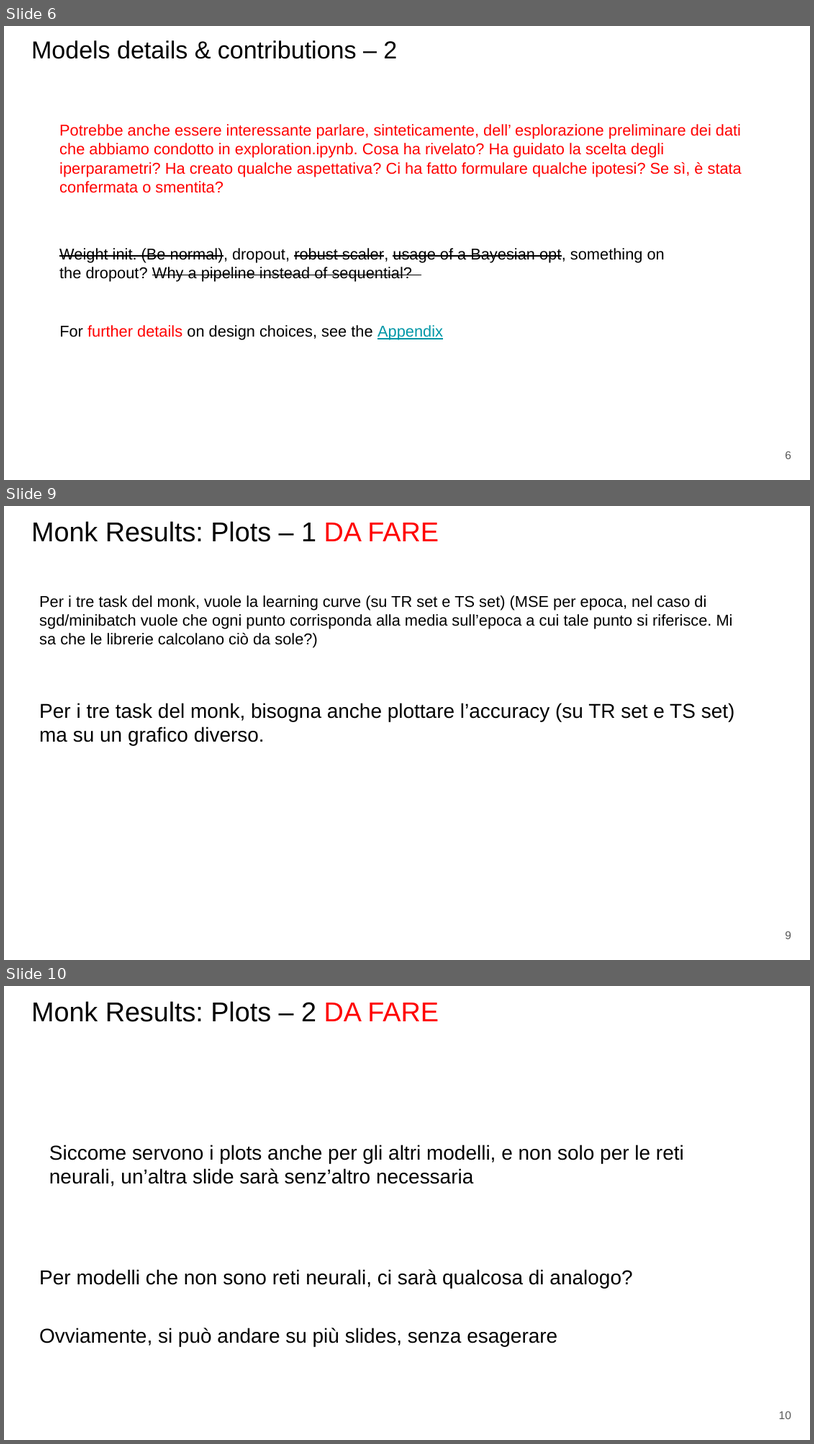
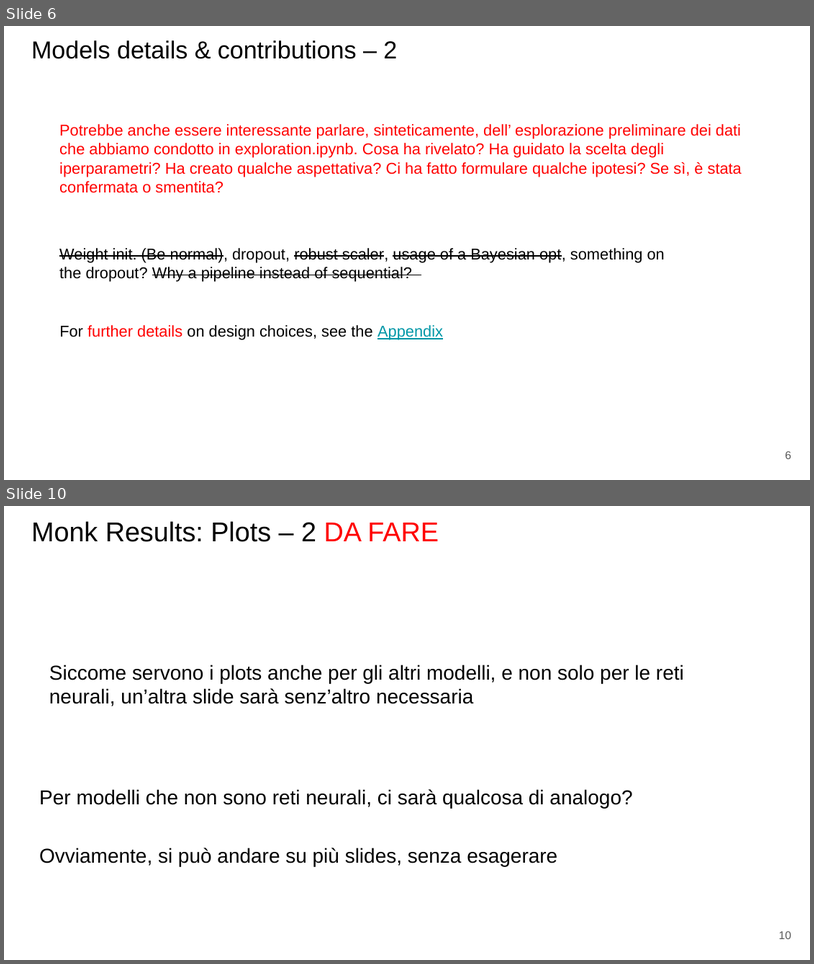
Before and after one commit to paolo-junior-mollica/machine-learning-project, a slide deck: relazione/ML-2023-PRJ-Slides-Demo.pptx. Shown one above the other, each under a label of ours: slides 6, 9 and 10 before the commit, slides 6 and 10 after it; the slides between them are not shown. The pictures are 814x1444 and 814x964 pixels, drawn with LibreOffice and Linux fonts; fonts in the diff are those of the drawing. Boxes give left, top, right and bottom in pixels: in the first picture for what was removed or moved away, otherwise in the second. Text is boxed around its words. In the diff, an @@ line names an element or a change of style, - is before the commit and + after.

Commit message:
Added MONK to presentation (with troubled plots & data)

```diff
--- a/relazione/ML-2023-PRJ-Slides-Demo.pptx
+++ b/relazione/ML-2023-PRJ-Slides-Demo.pptx
@@ slide 9 removed at (4, 506, 810, 960), background #FFFFFF @@
@@ title removed at (31, 521, 438, 542) @@
-Monk Results: Plots – 1 DA FARE
@@ text removed at (39, 595, 733, 648) @@
-Per i tre task del monk, vuole la learning curve (su TR set e TS set) (MSE per epoca, nel caso di sgd/minibatch vuole che ogni punto corrisponda alla media sull’epoca a cui tale punto si riferisce. Mi sa che le librerie calcolano ciò da sole?)
@@ text removed at (39, 703, 736, 746) @@
-Per i tre task del monk, bisogna anche plottare l’accuracy (su TR set e TS set) ma su un grafico diverso.
@@ page number removed at (785, 931, 792, 939) @@
-9
```
Also in this commit, not shown: 11 slides changed, 4 slides added, 1 other slide removed.
